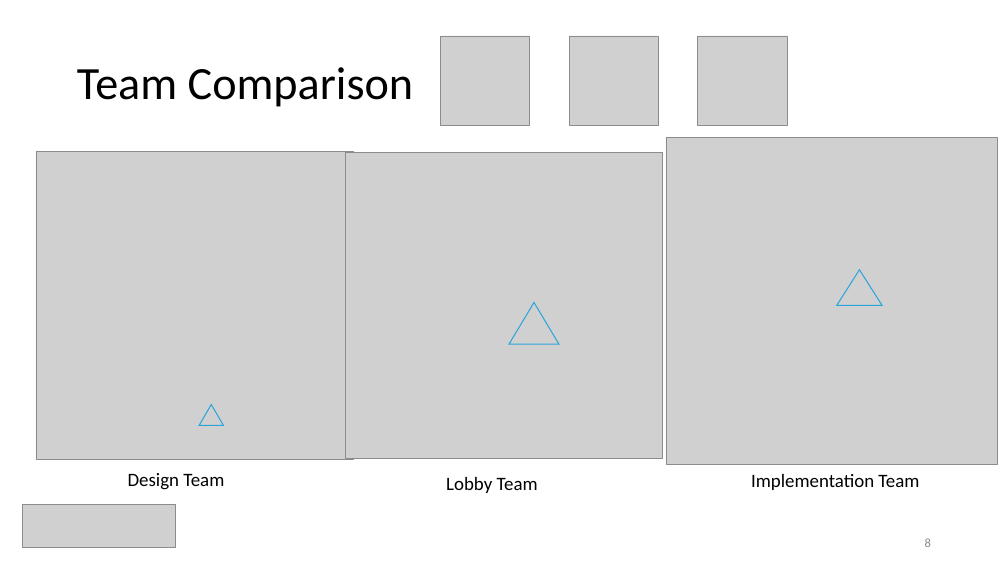
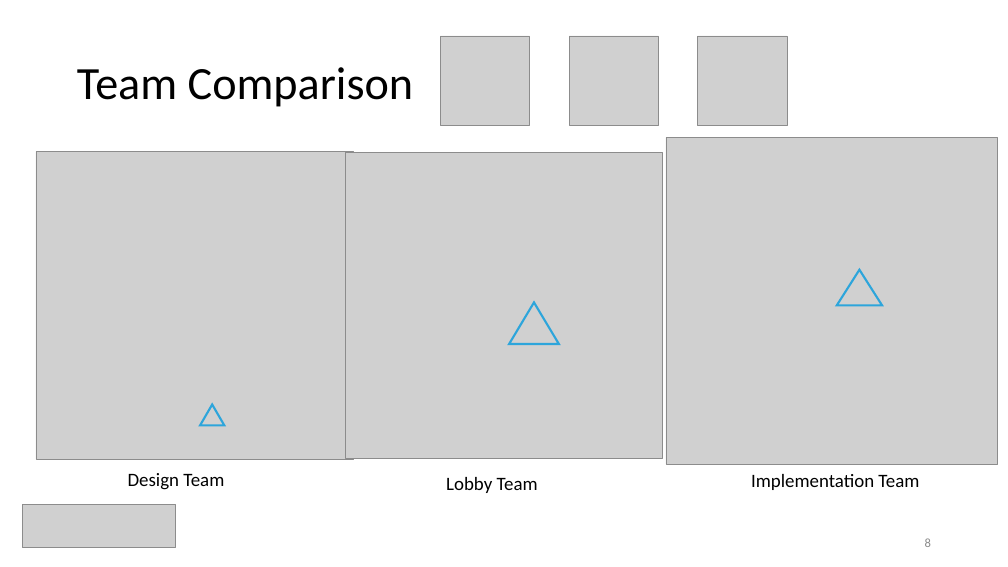
Before and after one commit to ceciliacheungns/Analytics_In_Business, a slide deck: slide 9 of Presentation.pptx. Drawn at 1008x567 pixels with LibreOffice and Linux fonts; fonts in the diff are those of the drawing; grey boxes stand for pictures. Boxes give left, top, right and bottom in pixels: in the first picture for what was removed or moved away, otherwise in the second. Text is boxed around its words. In the diff, an @@ line names an element or a change of style, - is before the commit and + after.

```diff
--- a/Presentation.pptx
+++ b/Presentation.pptx
@@ triangle at <box>509,302,559,344</box>: outline #2DA5DB 1 pt to #2DA5DB 2 pt @@
@@ triangle at <box>200,405,225,426</box>: outline #2DA5DB 1 pt to #2DA5DB 2 pt @@
```
Also in this commit, not shown: 4 other slides changed.
